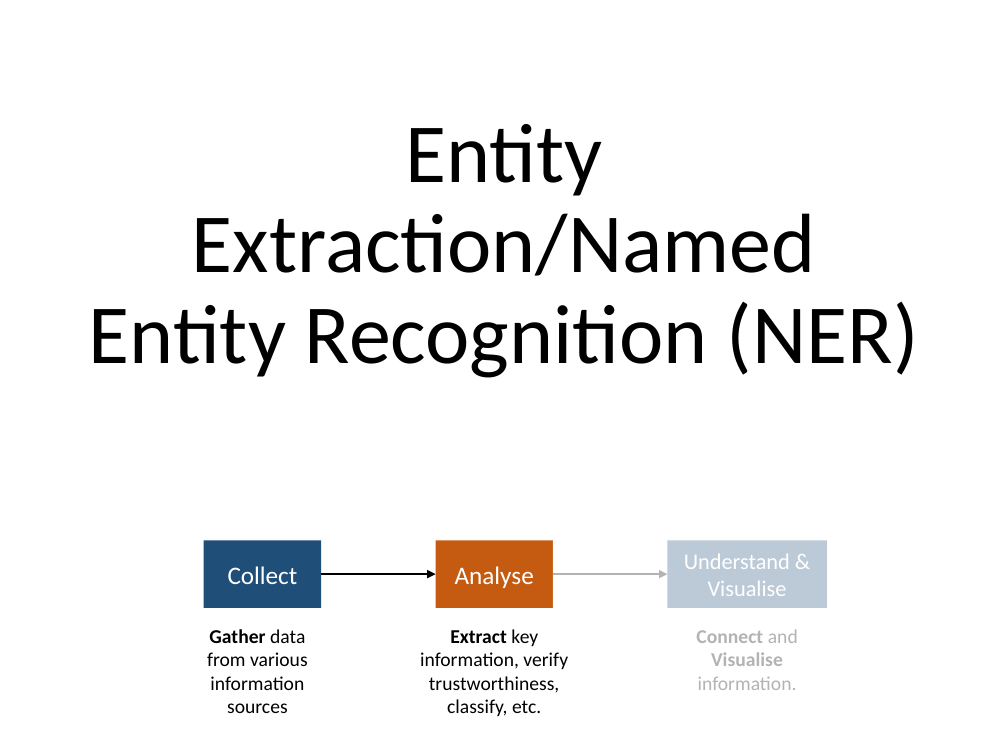
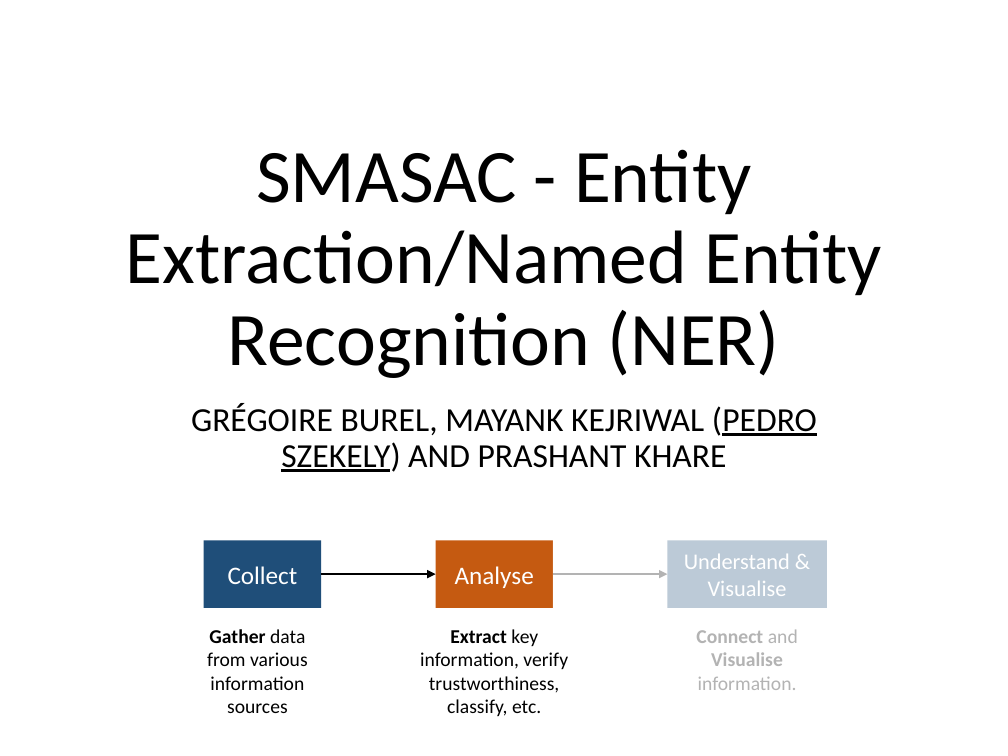
Before and after one commit to evhart/smasac-tutorial, a slide deck: slide 1 of slides/pptx/3-entity-extraction.pptx. Drawn at 1008x756 pixels with LibreOffice and Linux fonts; fonts in the diff are those of the drawing. Boxes give left, top, right and bottom in pixels: in the first picture for what was removed or moved away, otherwise in the second. Text is boxed around its words. In the diff, an @@ line names an element or a change of style, - is before the commit and + after.

Commit message:
Update slides titles and add slides numbers

```diff
--- a/slides/pptx/3-entity-extraction.pptx
+++ b/slides/pptx/3-entity-extraction.pptx
@@ title at bbox=[126, 149, 881, 378]: text changed; size 60 to 54 pt @@
-Entity Extraction/Named Entity Recognition (NER)
+SMASAC - Entity Extraction/Named Entity Recognition (NER)
@@ subtitle added at bbox=[191, 403, 817, 472], 24 pt, text #000000 @@
+GRÉGOIRE BUREL, MAYANK KEJRIWAL (PEDRO SZEKELY) AND PRASHANT KHARE
```
Also in this commit, not shown: 26 other slides changed, 5 other files.
